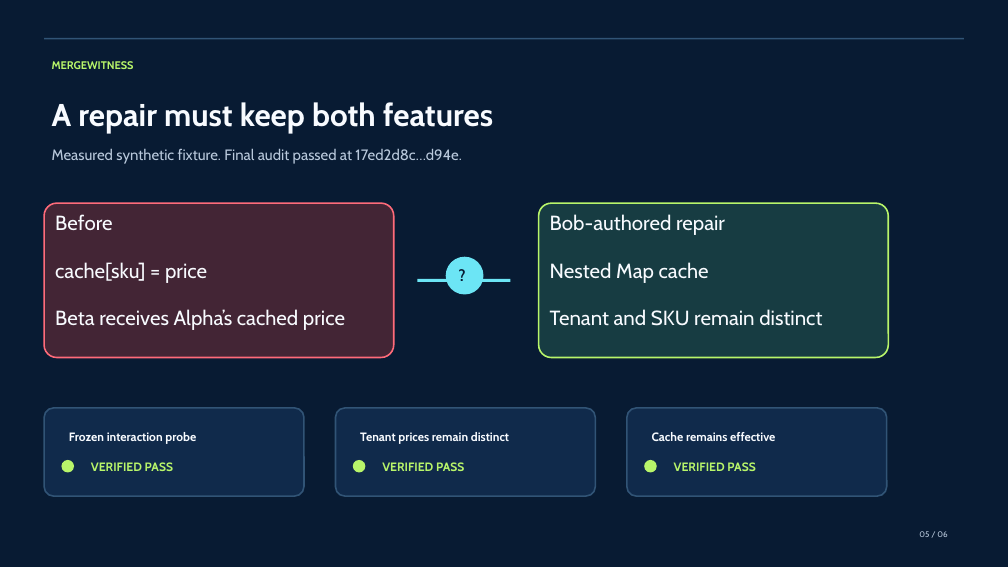
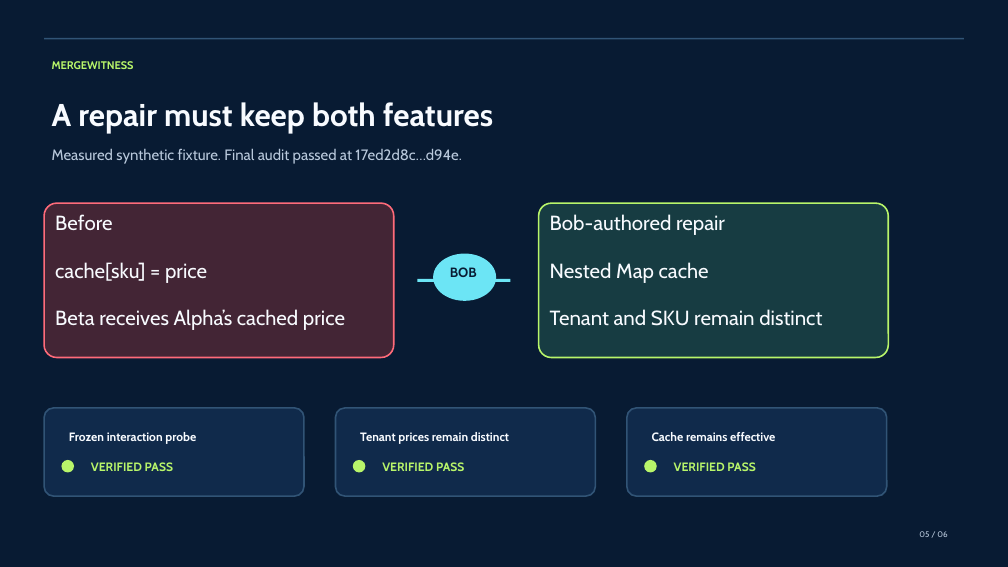
Before and after one commit to lawliet8886/MergeWitness, a slide deck: slide 5 of submission/mergewitness-deck-final-v2.pptx. Drawn at 1008x567 pixels with LibreOffice and Linux fonts; fonts in the diff are those of the drawing. Boxes give left, top, right and bottom in pixels: in the first picture for what was removed or moved away, otherwise in the second. Text is boxed around its words. In the diff, an @@ line names an element or a change of style, - is before the commit and + after.

```diff
--- a/submission/mergewitness-deck-final-v2.pptx
+++ b/submission/mergewitness-deck-final-v2.pptx
@@ ellipse "BOB": place and size @@
-ellipse "BOB" at (446,257,484,295)
+ellipse "BOB" at (433,253,496,300)
@@ text in ellipse at (450,267,477,277): text changed; size 15.2 to 12.8 pt @@
-?
+BOB
```
Also in this commit, not shown: 4 other slides changed, 33 other files.
